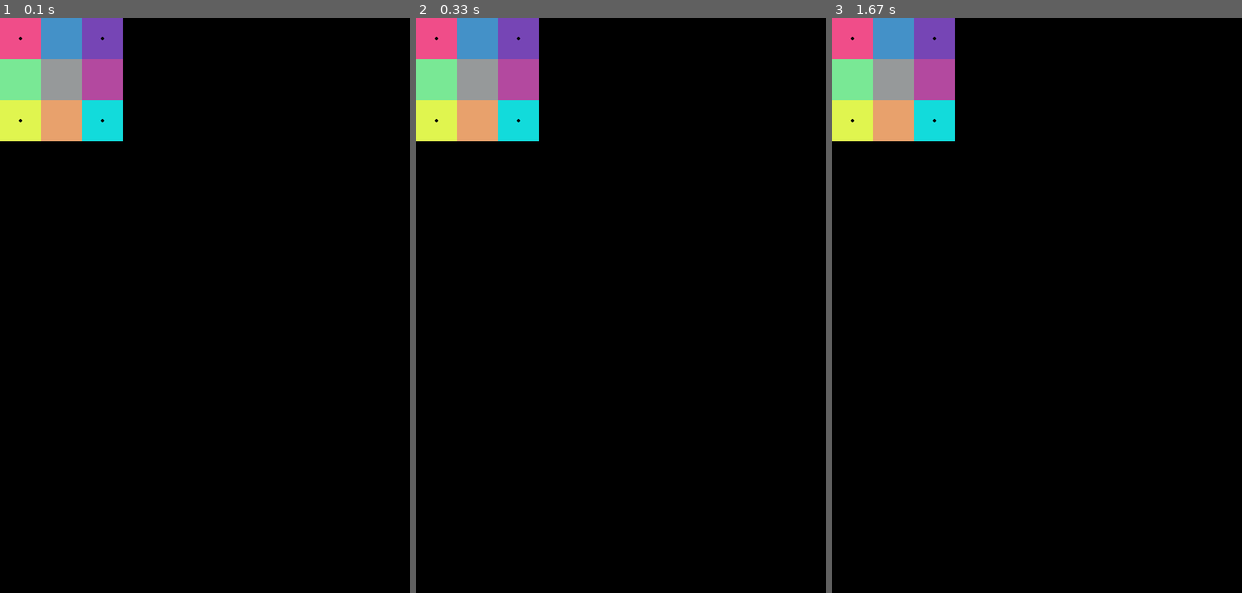
Above: before the commit, frames 1-3 (left to right).
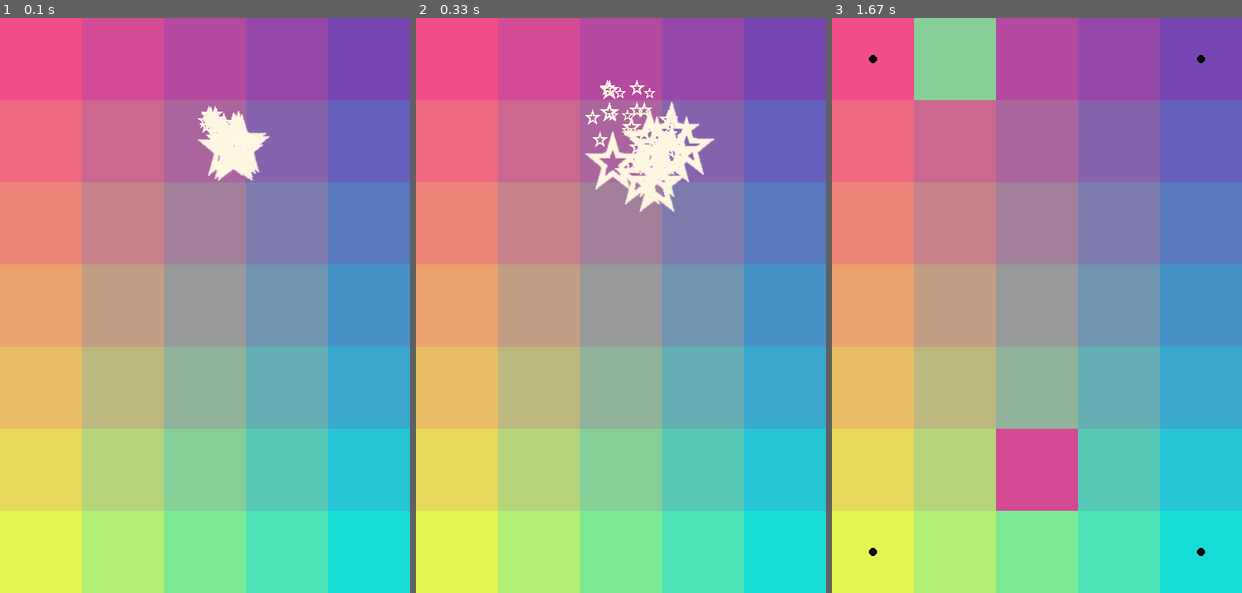
Above: after the commit, the same moments.

Repository: Angelina-ainel/PyGame-Project
Game: pygame game, started from field.py
Same seed, same stepped clock (60 frames per second), same inputs: the game is played once before the commit and once after it.
Inputs (mouse positions are in pixels of both pictures, inside the frame that each line leads up to):
- Up to frame 1 (0.1 s): no input
- Up to frame 2 (0.33 s): no input
- Up to frame 3 (1.67 s): press the mouse at (934, 81) at 0.37 s; move the mouse to (991, 276) at 0.47 s; release the mouse at (1049, 478) at 0.6 s

The runs differ from the first frame. In frame 1, 99% of the frame differs, in the area x 0-100%, y 0-100%; in frame 2, 99%; in frame 3, 99%.

Commit message:
added fireworks at the end

Diff:
--- a/field.py
+++ b/field.py
@@ -168,8 +168,8 @@
 
 
 class Particle(pg.sprite.Sprite):
-    fire = [load_image("star.png")]
-    for scale in (5, 10, 20):
+    fire = [load_image("star2.png")]
+    for scale in (15, 20, 25):
         fire.append(pg.transform.scale(fire[0], (scale, scale)))
 
     def __init__(self, pos, dx, dy):
@@ -191,7 +191,7 @@
 
 
 def create_particles(position, group):
-    particle_count = 25
+    particle_count = 35
     numbers = range(-5, 6)
     for _ in range(particle_count):
         Particle(position, random.choice(numbers), random.choice(numbers))
@@ -204,12 +204,21 @@
     rb = np.array(ImageColor.getcolor('#12DCDC', "RGB"))
     all_sprites = pg.sprite.Group()
     stars = pg.sprite.Group()
-    level = Field(3, 3, lt, rt, lb, rb, '4 corners')
-    level.set_view(0, 0, (50, 50))
+    level = Field(5, 7, lt, rt, lb, rb, '4 corners')
+    level.set_view(0, 0, (100, 100))
     running = True
     pushed = False
     level.render()
-    level.mix_elements()
+    screen2 = pg.Surface(size)
+    level_helping = Field(5, 7, lt, rt, lb, rb, 'no_fixed')
+    level_helping.set_view(0, 0, (100, 100))
+    level_helping.render()
+    level_helping.sprite_group1.draw(screen2)
+    # level.mix_elements()
+
+    fps = 30
+    clock = pg.time.Clock()
+    create_particles((width // 2, height // 6), all_sprites)
     while running:
         for event in pg.event.get():
             if event.type == pg.QUIT:
@@ -217,12 +226,13 @@
             level.sprite_group1.update(event)
         screen.fill((0, 0, 0))
         level.sprite_group1.draw(screen)
-        if [sprite.id for sprite in level.sprite_group2.sprites()] == list(range(1, 3 * 3 + 1)):  # width * height + 1
-            create_particles((width // 2, height // 3), all_sprites)
+        if [sprite.id for sprite in level.sprite_group2.sprites()] == list(range(1, 5 * 7 + 1)):  # width * height + 1
+
             all_sprites.update()
-            screen.blit(image, (0, 0))
+            screen.blit(screen2, (0, 0))
             all_sprites.draw(screen)
-            print('Змечательно! вы завершили уровень!')
-            running = False
+            # print('Змечательно! вы завершили уровень!')
+            # running = False
+            t = clock.tick(fps)
         pg.display.flip()
     pg.quit()
--- a/testing.py
+++ b/testing.py
@@ -153,7 +153,7 @@
 
 
 pg.init()
-width, height = size = 300, 400
+width, height = size = 250, 350
 screen = pg.Surface(size)
 con = sqlite3.connect("color_schemes.db")
 query = """SELECT levels.left_top, levels.right_top, levels.left_bottom, levels.right_bottom, levels.size,
@@ -169,7 +169,7 @@
 rt = np.array(ImageColor.getcolor(field1[1], "RGB"))
 lb = np.array(ImageColor.getcolor(field1[2], "RGB"))
 rb = np.array(ImageColor.getcolor(field1[3], "RGB"))
-level = Field(6, 8, lt, rt, lb, rb, field1[5])
+level = Field(5, 7, lt, rt, lb, rb, field1[5])
 level.set_view(0, 0, (50, 50))
 level.render()
 # screen.fill((0, 0, 0))
Binary file added: data/star2.png
